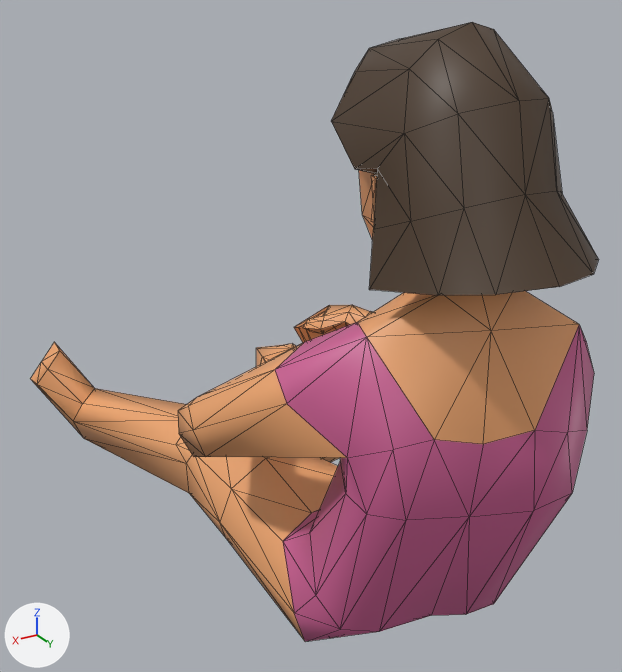
The FBX model ByTheTide/Assets/Art/girl-beach-sit.fbx, before and after one commit.
Both versions are drawn from a 50 mm camera at (0.467, 0.476, 0.634) aimed at (0.025, -0.26, 0.266). The axes (+X, +Y, +Z) are drawn at lower left. The lights are the same throughout. Mesh edges are drawn as thin lines. Where no turn or scale is listed for an object, it has been applied to the vertices. Vertices at the same position are counted once.

Script lines for the objects in view, before the commit:
```python
me_mesh = bpy.data.meshes.new('Mesh')
me_mesh.from_pydata(...)  # 316 vertices, 624 faces; spans x -0.319..0.142, y -0.063..0.643, z 0.012..0.596
# faces by material slot: [438, 94, 92]
me_mesh.materials.append(mat_6_skin_lightest6)  # orange #eea770
me_mesh.materials.append(mat_52_pink1)  # pink #cc6194
me_mesh.materials.append(mat_9_brown_darkest5)  # brown #4d3b2b
ob_girl_beach_rig2 = bpy.data.objects.new('girl-beach_Rig2', me_mesh)
ob_girl_beach_rig2.location = (0.107, -0.566, 0.0)
```
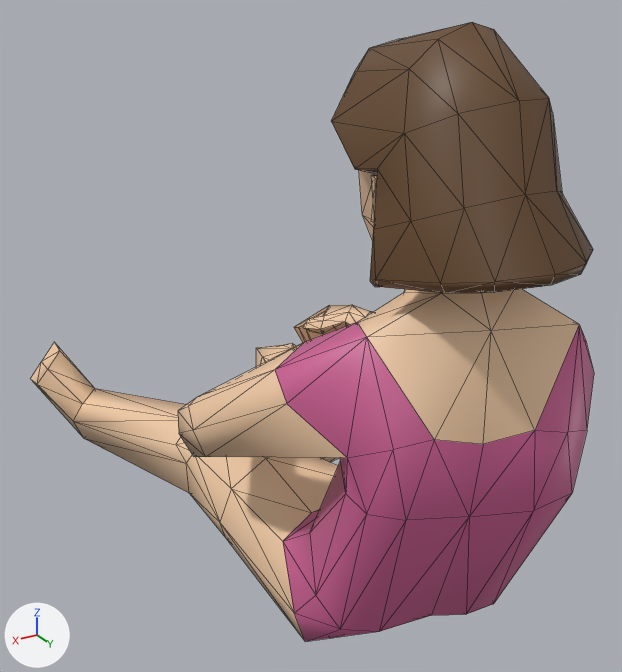
Location of each change, (x1, y1, x2, y2) in pixels of the pictures (622 x 672 px):
'girl-beach_Rig2', reshaped
    before: (31, 22, 599, 642)
    after: (31, 22, 594, 642)
part 1 of me_mesh, built on
    before: (369, 191, 599, 295)
    after: (370, 191, 593, 293)
part 2 of me_mesh, recoloured (orange to beige)
    both: (31, 170, 579, 636)
part 3 of me_mesh, recoloured
    both: (275, 322, 581, 635)
part 4 of me_mesh, recoloured
    both: (331, 22, 560, 230)

What changed in the scene script:
```text
Add img_atlas_albedo_lpup_png:
    img_atlas_albedo_lpup_png = load_image('atlas-albedo-LPUP.png', '../polyperfect/Low Poly Ultimate Pack/- Textures/atlas-albedo-LPUP.png', 1024, 1024, 'sRGB')
Add mat_lambert3:
    mat_lambert3 = principled_material('lambert3')
    mat_lambert3.texture = img_atlas_albedo_lpup_png
Change me_mesh:
    used by ob_girl_beach_rig2; location = (0.107, -0.566, 0.0)
    remove me_mesh.from_pydata(...)  # 316 vertices, 624 faces; spans x -0.319..0.142, y -0.063..0.643, z 0.012..0.596
    add me_mesh.from_pydata(...)  # 327 vertices, 646 faces; spans x -0.319..0.142, y -0.063..0.638, z 0.012..0.596
    me_mesh part 1
    7 vertices are removed from x -0.185..-0.005, y 0.523..0.643, z 0.402..0.428
    26 faces are deleted
    18 vertices are added at x -0.184..-0.006, y 0.522..0.638, z 0.403..0.436
    48 new faces join them
    me_mesh part 2: 438 faces spanning x -0.319..0.142, y -0.063..0.607, z 0.012..0.517 switch from mat_6_skin_lightest6 (orange #eea770) to mat_lambert3 (picture img_atlas_albedo_lpup_png)
    me_mesh part 3: 94 faces spanning x -0.246..0.06, y 0.42..0.618, z 0.016..0.368 switch from mat_52_pink1 (pink #cc6194) to mat_lambert3 (picture img_atlas_albedo_lpup_png)
    me_mesh part 4: 66 faces spanning x -0.175..-0.013, y 0.399..0.6, z 0.407..0.596 switch from mat_9_brown_darkest5 (brown #4d3b2b) to mat_lambert3 (picture img_atlas_albedo_lpup_png)
```
